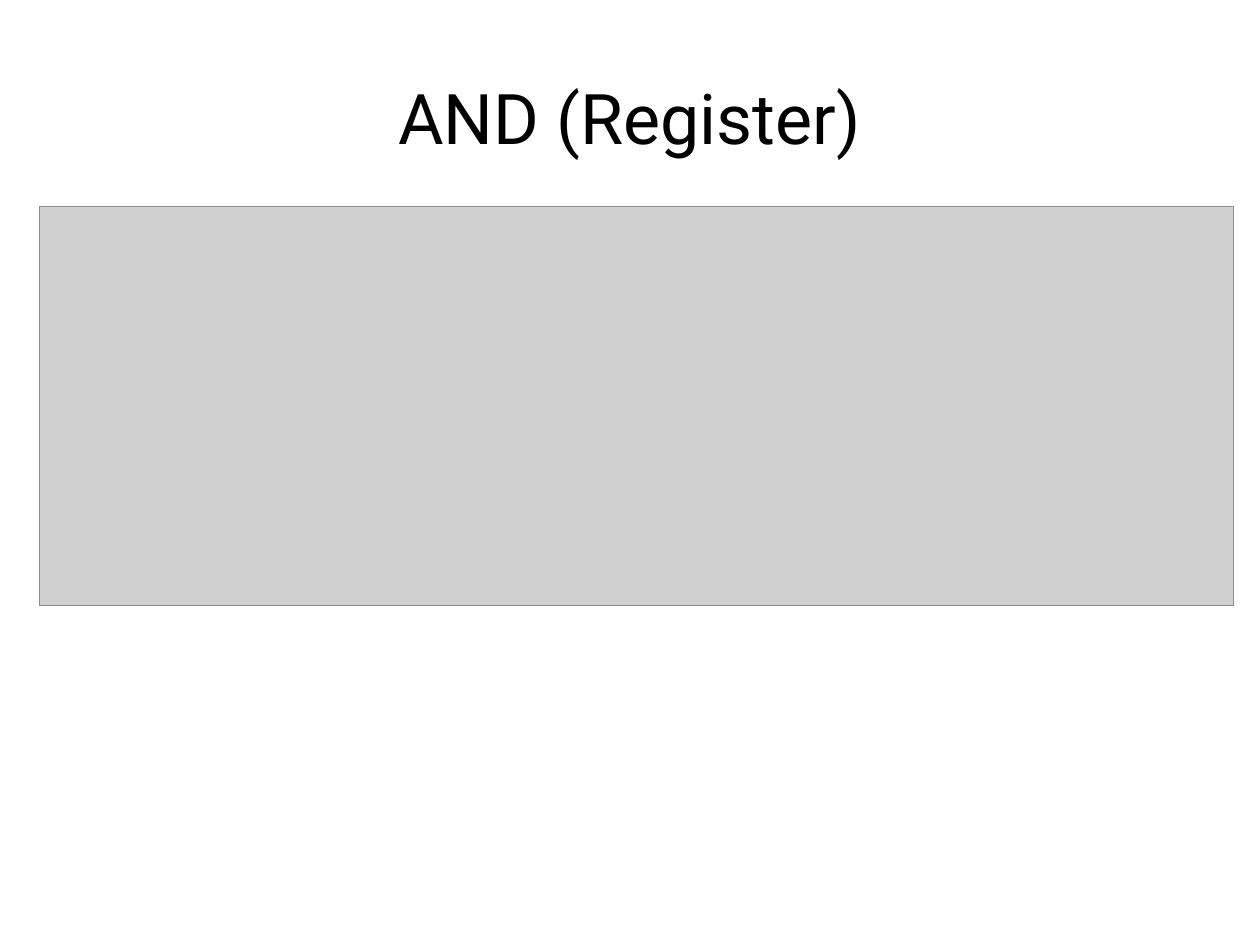
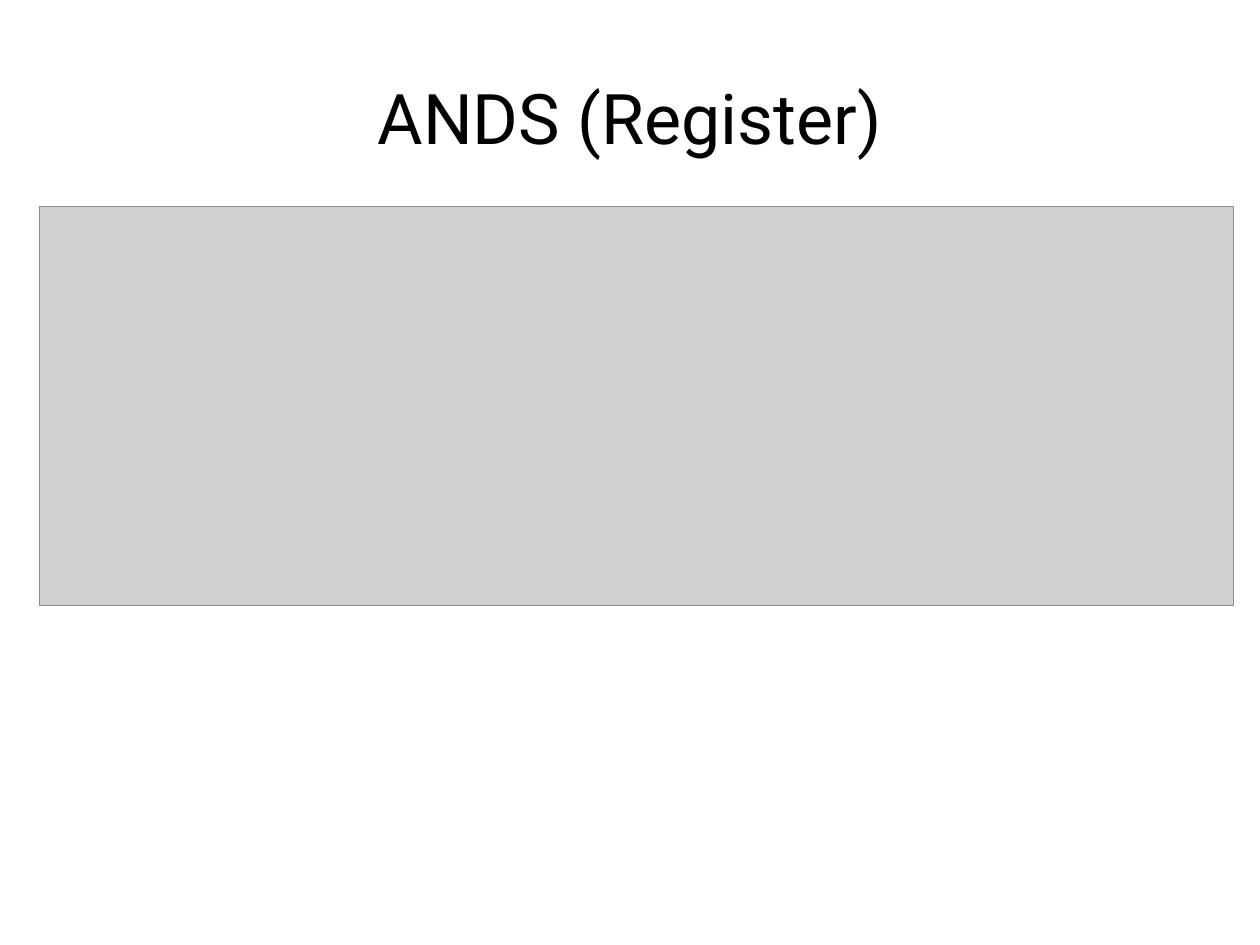
Before and after one commit to jardelufc/RISCME, a slide deck: slide 13 of docs/RISCME..pptx (slide 12 before the commit). Drawn at 1260x945 pixels with LibreOffice and Linux fonts; fonts in the diff are those of the drawing; grey boxes stand for pictures. Boxes give left, top, right and bottom in pixels: in the first picture for what was removed or moved away, otherwise in the second. Text is boxed around its words. In the diff, an @@ line names an element or a change of style, - is before the commit and + after.

```diff
--- a/docs/RISCME..pptx
+++ b/docs/RISCME..pptx
@@ title at [378,88,881,160]: text changed @@
-AND (Register)
+ANDS (Register)
```
Also in this commit, not shown: 10 other slides changed, 2 slides added, 3 other files.
